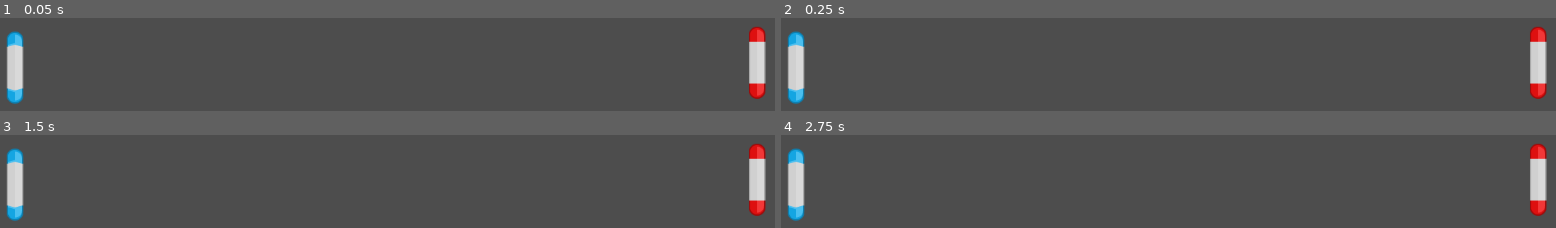
Above: before the commit, frames 1-4 (two rows, left to right).
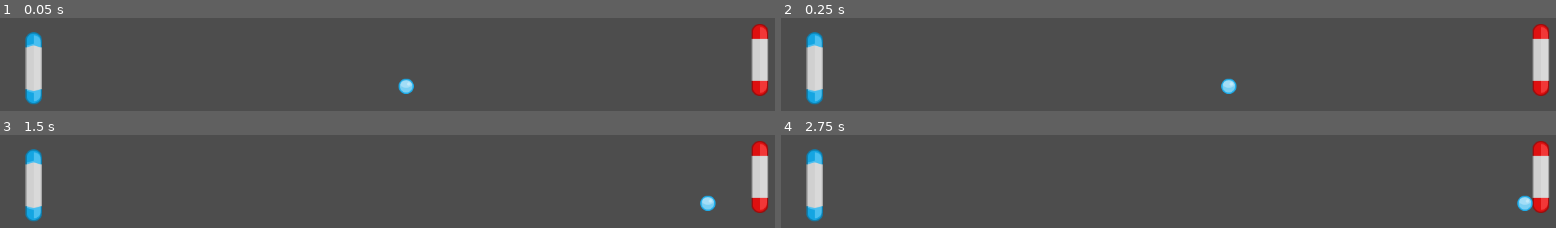
Above: after the commit, the same moments.

Repository: mzt-tang/pong-game
Game: Godot game, scene res://world.tscn
Two runs of this game, one before a commit and one after it. Both use one fixed random seed, a clock stepped at 60 frames per second and the inputs below.
Inputs:
- Up to frame 1 (0.05 s): no input
- Up to frame 2 (0.25 s): no input
- Up to frame 3 (1.5 s): tap Enter (ui_accept) at 0.5, 0.77, 1.25 s; hold Right (ui_right) from 0.53 s (still down)
- Up to frame 4 (2.75 s): tap Enter (ui_accept) at 1.52, 2 s; release Right (ui_right) at 2.03 s; hold Left (ui_left) from 2.03 s (still down)

The runs differ from the first frame. In frame 1, 4.6% of the frame differs, in the area x 0-100%, y 6-93%; in frame 2, 4.6%; in frame 3, 4.6%; in frame 4, 4.6%.

Commit message:
update to code

Diff:
--- /dev/null
+++ b/Ball/ball.gd
@@ -0,0 +1,14 @@
+extends CharacterBody2D
+
+
+var SPEED = 300.0
+
+func _ready():
+	randomize()
+	velocity.x = [-1, 1][randi() % 2] * SPEED
+#	velocity.y = [-0.8, 0.8][randi() % 2] * SPEED
+
+
+func _physics_process(delta):
+#	velocity *= SPEED
+	var collision_object = move_and_collide(velocity*delta)
--- /dev/null
+++ b/Ball/ball.tscn
@@ -0,0 +1,18 @@
+[gd_scene load_steps=4 format=3 uid="uid://3jh6sy6l7576"]
+
+[ext_resource type="Texture2D" uid="uid://cw0hxi2a22m0d" path="res://Ball/ballBlue.png" id="1_0j2ad"]
+[ext_resource type="Script" path="res://Ball/ball.gd" id="1_6stfr"]
+
+[sub_resource type="CircleShape2D" id="CircleShape2D_uk4mc"]
+radius = 11.0
+
+[node name="Ball" type="CharacterBody2D"]
+position = Vector2(575, 240)
+script = ExtResource("1_6stfr")
+metadata/_edit_group_ = true
+
+[node name="Sprite2D" type="Sprite2D" parent="."]
+texture = ExtResource("1_0j2ad")
+
+[node name="CollisionShape2D" type="CollisionShape2D" parent="."]
+shape = SubResource("CircleShape2D_uk4mc")
--- /dev/null
+++ b/Player/player_blue.tscn
@@ -0,0 +1,20 @@
+[gd_scene load_steps=4 format=3 uid="uid://cmkmc1xbp0tcw"]
+
+[ext_resource type="Script" path="res://Player/PlayerBlue.gd" id="1_dwvoo"]
+[ext_resource type="Texture2D" uid="uid://belnw2u4d71r0" path="res://Player/paddleBlu.png" id="2_vvxvn"]
+
+[sub_resource type="CapsuleShape2D" id="CapsuleShape2D_yjxai"]
+radius = 12.0
+height = 104.0
+
+[node name="PlayerBlue" type="CharacterBody2D"]
+position = Vector2(26, 213)
+script = ExtResource("1_dwvoo")
+metadata/_edit_group_ = true
+
+[node name="Sprite2D" type="Sprite2D" parent="."]
+rotation = 1.5708
+texture = ExtResource("2_vvxvn")
+
+[node name="CollisionShape2D" type="CollisionShape2D" parent="."]
+shape = SubResource("CapsuleShape2D_yjxai")
--- /dev/null
+++ b/Player/player_red.tscn
@@ -0,0 +1,20 @@
+[gd_scene load_steps=4 format=3 uid="uid://iqckncibs6lu"]
+
+[ext_resource type="Script" path="res://Player/PlayerRed.gd" id="1_usc5o"]
+[ext_resource type="Texture2D" uid="uid://by7cfsv0deowe" path="res://Player/paddleRed.png" id="2_qnnc2"]
+
+[sub_resource type="CapsuleShape2D" id="CapsuleShape2D_yjxai"]
+radius = 12.0
+height = 104.0
+
+[node name="PlayerRed" type="CharacterBody2D"]
+position = Vector2(1125, 205)
+script = ExtResource("1_usc5o")
+metadata/_edit_group_ = true
+
+[node name="Sprite2D" type="Sprite2D" parent="."]
+rotation = 1.5708
+texture = ExtResource("2_qnnc2")
+
+[node name="CollisionShape2D" type="CollisionShape2D" parent="."]
+shape = SubResource("CapsuleShape2D_yjxai")
--- a/world.tscn
+++ b/world.tscn
@@ -1,36 +1,52 @@
-[gd_scene load_steps=6 format=3 uid="uid://bqhq4srwcbmux"]
+[gd_scene load_steps=7 format=3 uid="uid://bqhq4srwcbmux"]
 
-[ext_resource type="Texture2D" uid="uid://belnw2u4d71r0" path="res://paddleBlu.png" id="1_5oyfy"]
-[ext_resource type="Script" path="res://PlayerBlue.gd" id="1_xagjk"]
-[ext_resource type="Texture2D" uid="uid://by7cfsv0deowe" path="res://paddleRed.png" id="3_6mgt7"]
-[ext_resource type="Script" path="res://PlayerRed.gd" id="3_k7dxv"]
+[ext_resource type="PackedScene" uid="uid://cmkmc1xbp0tcw" path="res://Player/player_blue.tscn" id="1_j6hhv"]
+[ext_resource type="PackedScene" uid="uid://iqckncibs6lu" path="res://Player/player_red.tscn" id="2_y8bti"]
+[ext_resource type="PackedScene" uid="uid://3jh6sy6l7576" path="res://Ball/ball.tscn" id="3_ox0i0"]
 
-[sub_resource type="CapsuleShape2D" id="CapsuleShape2D_yjxai"]
-radius = 12.0
-height = 104.0
+[sub_resource type="RectangleShape2D" id="RectangleShape2D_3nrj8"]
+size = Vector2(1152, 20)
+
+[sub_resource type="RectangleShape2D" id="RectangleShape2D_75m0x"]
+size = Vector2(20, 688)
+
+[sub_resource type="RectangleShape2D" id="RectangleShape2D_3s3q2"]
+size = Vector2(20, 688)
 
 [node name="World" type="Node2D"]
 
-[node name="PlayerBlue" type="CharacterBody2D" parent="."]
-position = Vector2(26, 213)
-script = ExtResource("1_xagjk")
-metadata/_edit_group_ = true
+[node name="PlayerBlue" parent="." instance=ExtResource("1_j6hhv")]
+position = Vector2(53, 214)
 
-[node name="Sprite2D" type="Sprite2D" parent="PlayerBlue"]
-rotation = 1.5708
-texture = ExtResource("1_5oyfy")
+[node name="PlayerRed" parent="." instance=ExtResource("2_y8bti")]
+position = Vector2(1100, 202)
 
-[node name="CollisionShape2D" type="CollisionShape2D" parent="PlayerBlue"]
-shape = SubResource("CapsuleShape2D_yjxai")
+[node name="Ball" parent="." instance=ExtResource("3_ox0i0")]
 
-[node name="PlayerRed" type="CharacterBody2D" parent="."]
-position = Vector2(1096, 206)
-script = ExtResource("3_k7dxv")
-metadata/_edit_group_ = true
+[node name="Walls" type="Node2D" parent="."]
 
-[node name="Sprite2D" type="Sprite2D" parent="PlayerRed"]
-rotation = 1.5708
-texture = ExtResource("3_6mgt7")
+[node name="WallTop" type="StaticBody2D" parent="Walls"]
 
-[node name="CollisionShape2D" type="CollisionShape2D" parent="PlayerRed"]
-shape = SubResource("CapsuleShape2D_yjxai")
+[node name="CollisionShape2D" type="CollisionShape2D" parent="Walls/WallTop"]
+position = Vector2(576, -10)
+shape = SubResource("RectangleShape2D_3nrj8")
+
+[node name="WallBottom" type="StaticBody2D" parent="Walls"]
+
+[node name="CollisionShape2D" type="CollisionShape2D" parent="Walls/WallBottom"]
+position = Vector2(576, 658)
+shape = SubResource("RectangleShape2D_3nrj8")
+
+[node name="WallRight" type="StaticBody2D" parent="Walls"]
+
+[node name="CollisionShape2D" type="CollisionShape2D" parent="Walls/WallRight"]
+position = Vector2(1162, 324)
+shape = SubResource("RectangleShape2D_75m0x")
+
+[node name="WallLeft" type="Area2D" parent="Walls"]
+
+[node name="CollisionShape2D" type="CollisionShape2D" parent="Walls/WallLeft"]
+position = Vector2(-10, 324)
+shape = SubResource("RectangleShape2D_3s3q2")
+
+[connection signal="area_entered" from="Walls/WallLeft" to="Ball" method="_on_wall_left_area_entered"]
Binary file added: Ball/ballBlue.png
Not shown, changed: Ball/ballBlue.png.import
Renamed: PlayerBlue.gd -> Player/PlayerBlue.gd
Renamed: PlayerRed.gd -> Player/PlayerRed.gd
Renamed: paddleBlu.png -> Player/paddleBlu.png
Not shown, changed: Player/paddleBlu.png.import
Renamed: paddleRed.png -> Player/paddleRed.png
Not shown, added: Player/paddleRed.png.import
